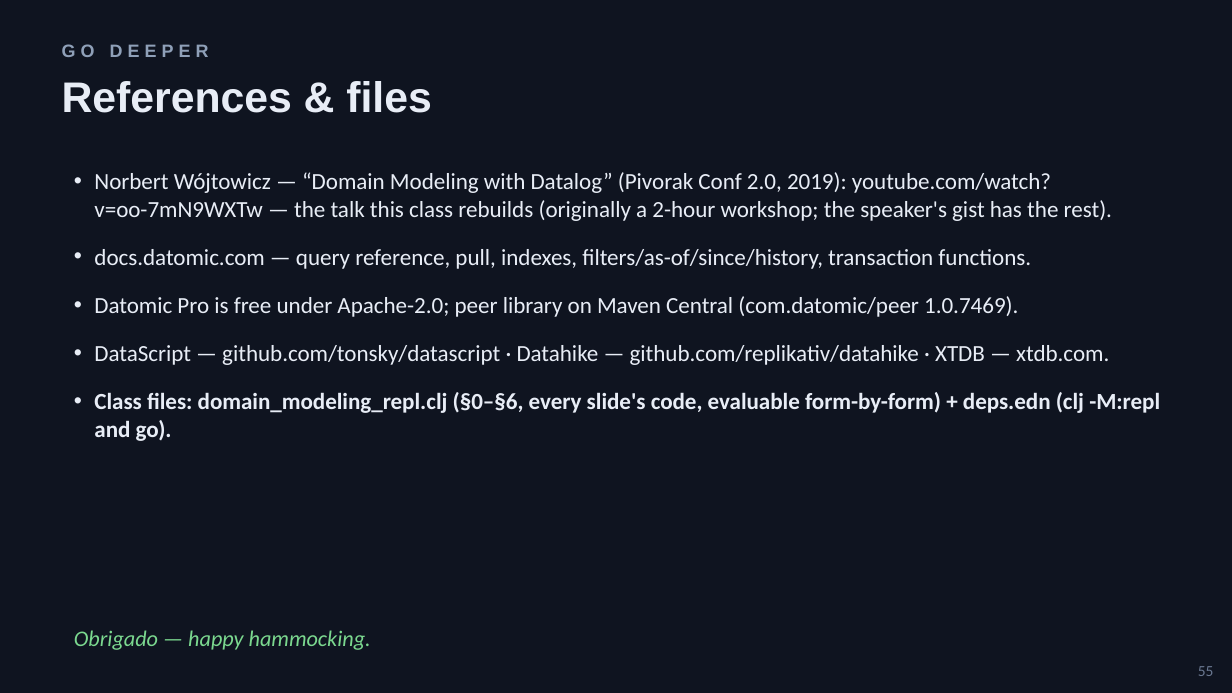
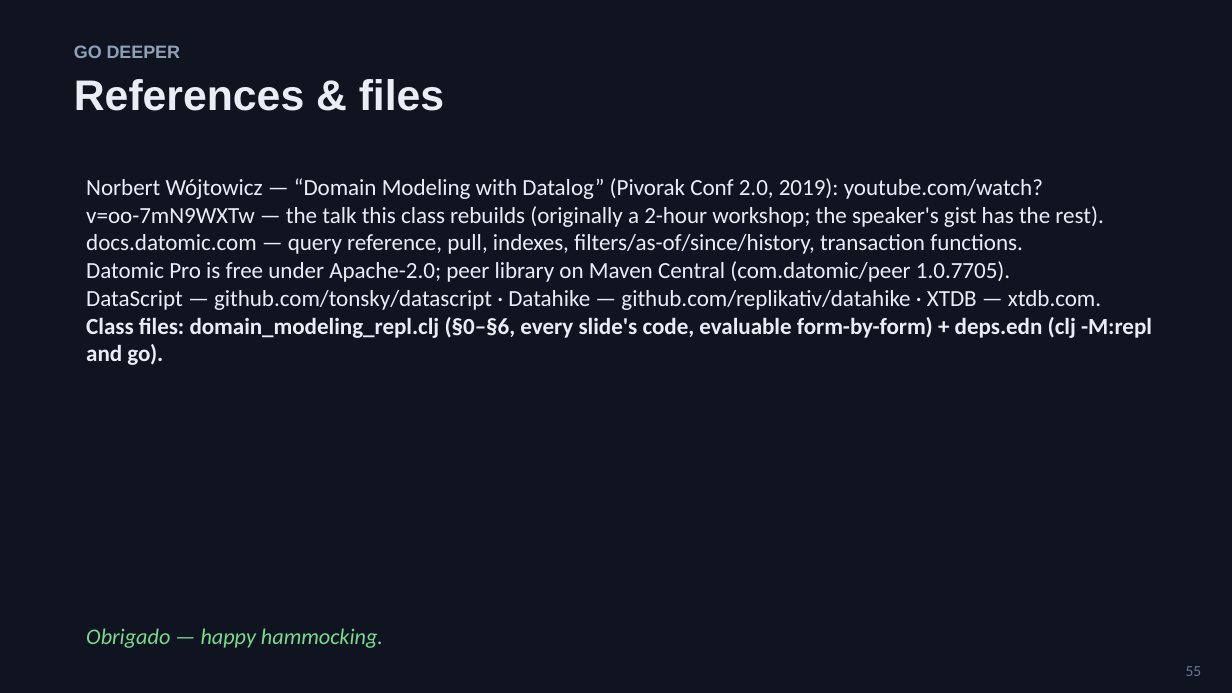
Before and after one commit to 4coders-com-br/datomic-model, a slide deck: slide 55 of domain-modeling-with-datoms.pptx. Drawn at 1232x693 pixels with LibreOffice and Linux fonts; fonts in the diff are those of the drawing. Boxes give left, top, right and bottom in pixels: in the first picture for what was removed or moved away, otherwise in the second. Text is boxed around its words. In the diff, an @@ line names an element or a change of style, - is before the commit and + after.

```diff
--- a/domain-modeling-with-datoms.pptx
+++ b/domain-modeling-with-datoms.pptx
@@ text "GO DEEPER" at [74, 45, 180, 58]: letter spacing 3 to 0 pt; vertical alignment middle to top @@
@@ text at [86, 178, 1152, 365]: bullet • to none; less space between paragraphs @@
@@ text at [86, 261, 1010, 282]: text changed @@
-• Datomic Pro is free under Apache-2.0; peer library on Maven Central (com.datomic/peer 1.0.7469).
+Datomic Pro is free under Apache-2.0; peer library on Maven Central (com.datomic/peer 1.0.7705).
@@ vertical alignment middle to top in 3 elements at [1186, 666, 1202, 676], [74, 79, 444, 111], [86, 628, 383, 648] @@
```
Also in this commit, not shown: 54 other slides changed, 9 other files.
